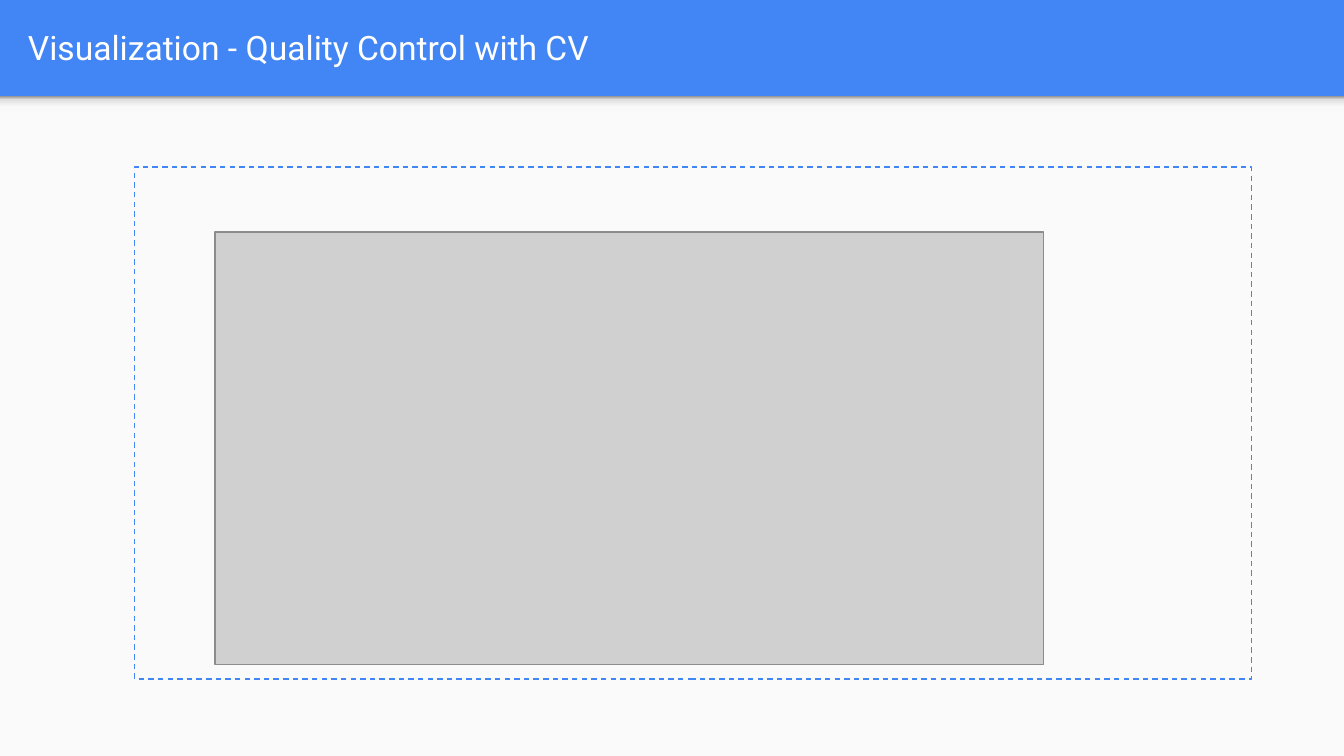
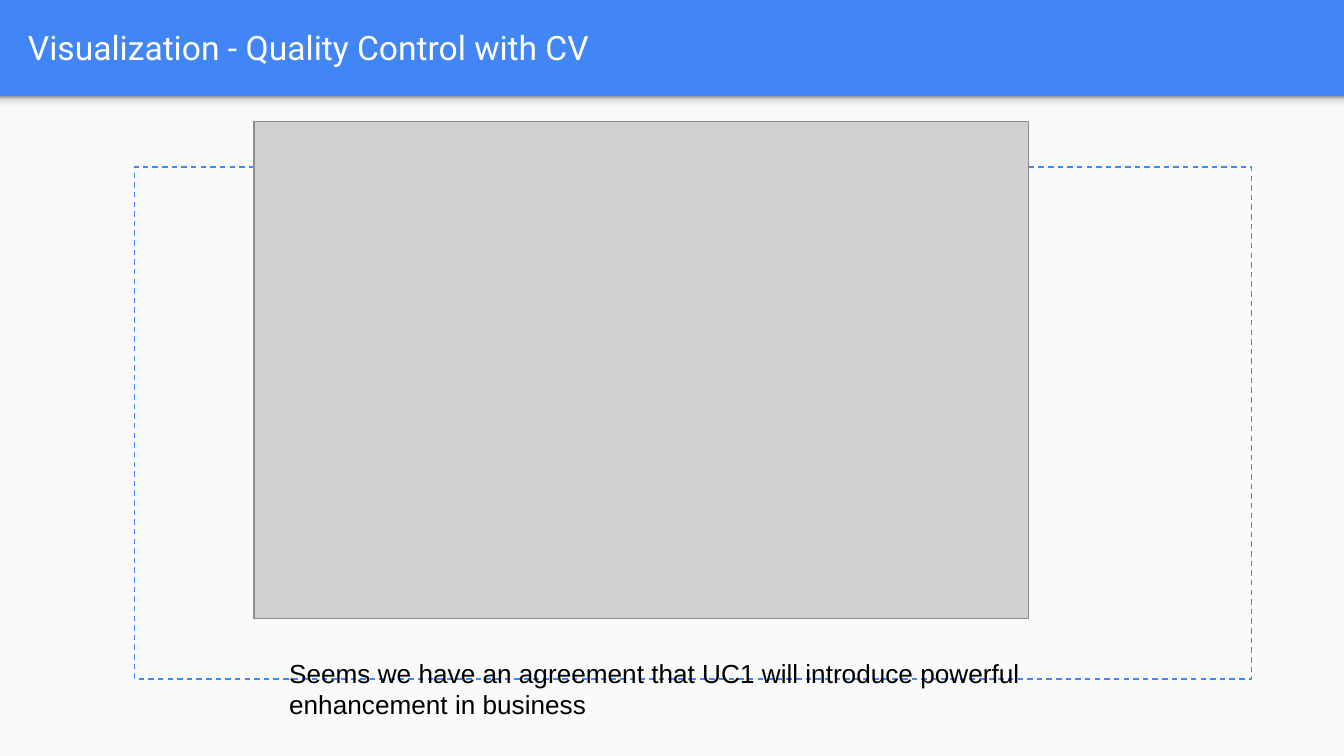
Before and after one commit to mohandesosama/Delivering-an-ML-AI-Strategy, a slide deck: slide 27 of 02_project-steps-aibl.pptx. Drawn at 1344x756 pixels with LibreOffice and Linux fonts; fonts in the diff are those of the drawing; grey boxes stand for pictures. Boxes give left, top, right and bottom in pixels: in the first picture for what was removed or moved away, otherwise in the second. Text is boxed around its words. In the diff, an @@ line names an element or a change of style, - is before the commit and + after.

```diff
--- a/02_project-steps-aibl.pptx
+++ b/02_project-steps-aibl.pptx
@@ picture: place and size @@
-picture at box(215, 233, 1044, 665)
+picture at box(254, 121, 1028, 618)
@@ text added at box(289, 664, 1019, 715), 14 pt, text #000000 @@
+Seems we have an agreement that UC1 will introduce powerful enhancement in business
```
Also in this commit, not shown: 5 other slides changed, 2 slides added, 2 slides removed, 1 other file.
